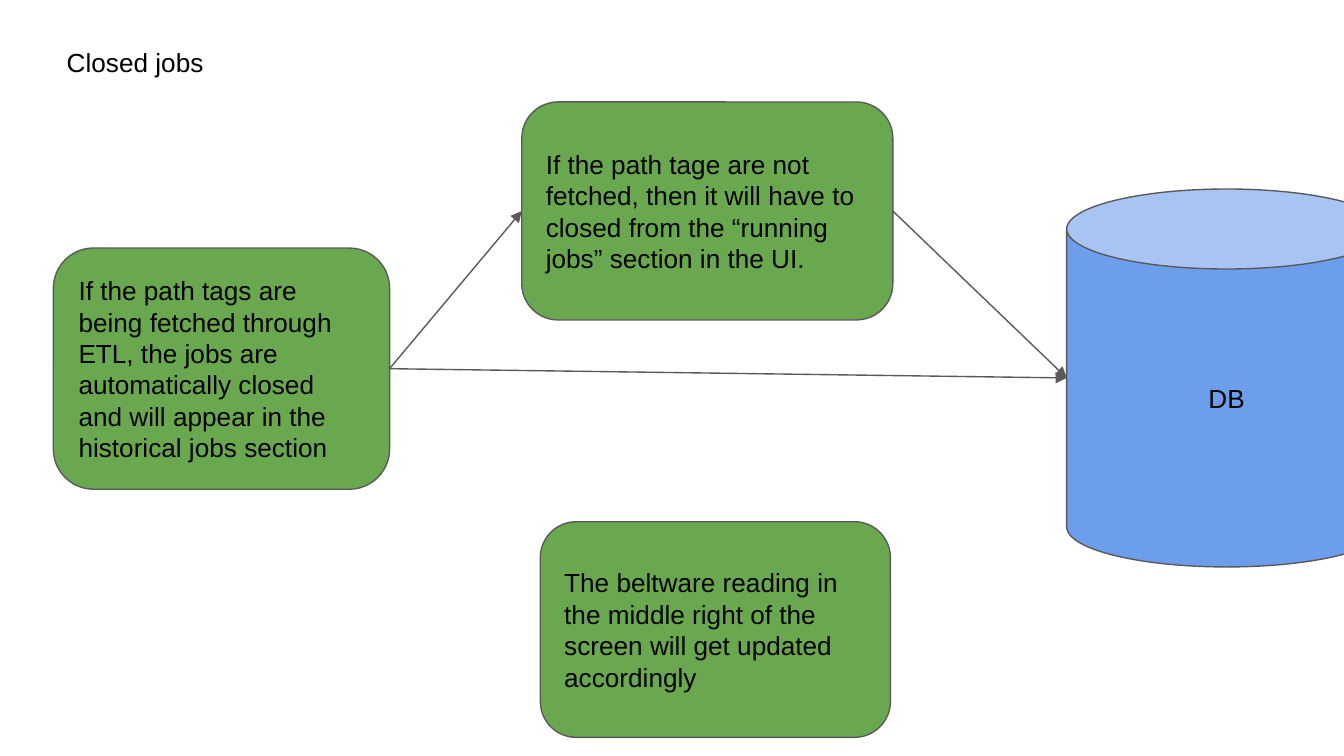
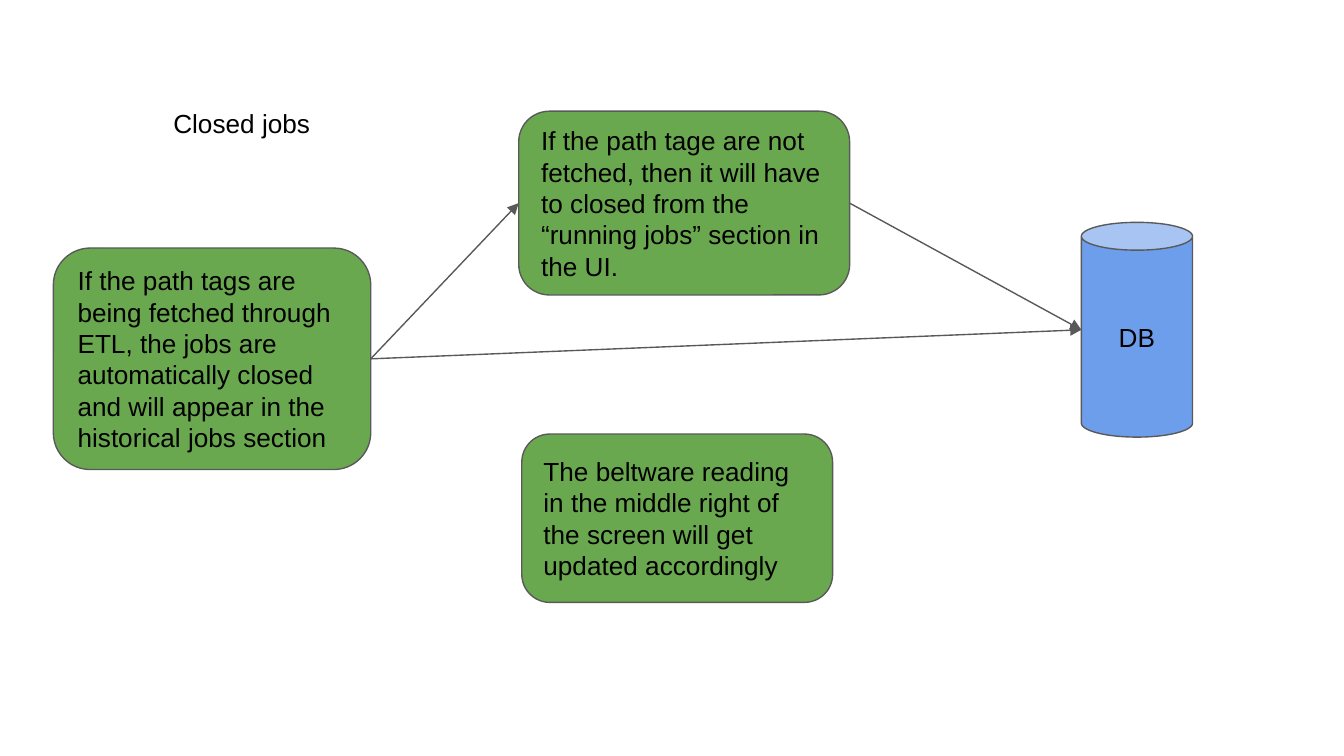
Before and after one commit to elogic-cscts/cscts_srs, a slide deck: slide 5 of Scada_Jobs_SRS/scada-flow.pptx. Drawn at 1344x756 pixels with LibreOffice and Linux fonts; fonts in the diff are those of the drawing. Boxes give left, top, right and bottom in pixels: in the first picture for what was removed or moved away, otherwise in the second. Text is boxed around its words. In the diff, an @@ line names an element or a change of style, - is before the commit and + after.

```diff
--- a/Scada_Jobs_SRS/scada-flow.pptx
+++ b/Scada_Jobs_SRS/scada-flow.pptx
@@ text "Closed jobs": place and size @@
-text "Closed jobs" at <box>67,53,203,77</box>
+text "Closed jobs" at <box>173,114,310,139</box>
@@ rounded rectangle "If the path tage are ...": place and size @@
-rounded rectangle "If the path tage are ..." at <box>521,102,892,320</box>
+rounded rectangle "If the path tage are ..." at <box>519,112,849,296</box>
@@ arrow moved from (390, 368) - (521, 211) to (371, 359) - (519, 203) @@
@@ arrow moved from (892, 211) - (1067, 378) to (849, 203) - (1082, 329) @@
@@ cylinder "DB": place and size @@
-cylinder "DB" at <box>1067,190,1344,567</box>
+cylinder "DB" at <box>1082,223,1193,438</box>
@@ rounded rectangle "If the path tags are ...": place and size @@
-rounded rectangle "If the path tags are ..." at <box>54,249,390,489</box>
+rounded rectangle "If the path tags are ..." at <box>54,249,371,470</box>
@@ arrow moved from (390, 368) - (1067, 378) to (371, 359) - (1082, 329) @@
@@ rounded rectangle "The beltware reading in the ...": place and size @@
-rounded rectangle "The beltware reading in the ..." at <box>540,521,891,737</box>
+rounded rectangle "The beltware reading in the ..." at <box>521,434,832,602</box>
```
Also in this commit, not shown: 3 other slides changed, 40 other files.
